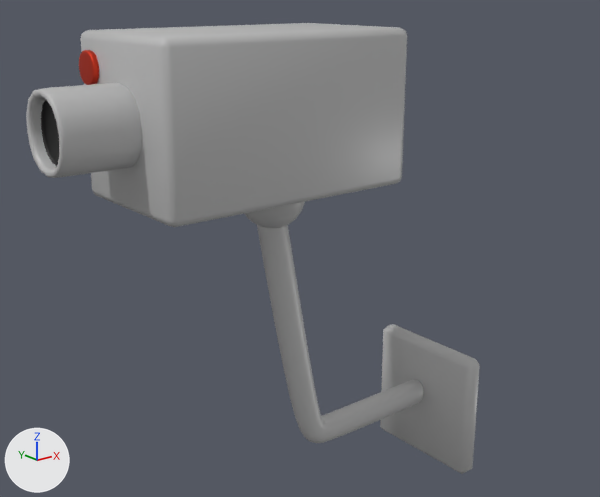
Two versions of the Blender file Assets/Blender/Blender Files/camera.blend, one commit apart.
Both versions are drawn from a 50 mm camera at (-8.11, -8.53, 1.47) aimed at (-1.21, 0.1, -1.98). The axes (+X, +Y, +Z) are drawn at lower left. The lights are the same throughout.

Before the edit, the objects in view are built like this:
```python
ob_camera_base = bpy.data.objects.new('camera_base', me_cube)
ob_camera_base.location = (-1.76, -0.01, 0.0)
ob_camera_base.rotation_euler = (0.0, 0.0, -3.142)  # degrees (0, 0, -180)
ob_camera_holder = bpy.data.objects.new('camera_holder', me_plane_001)
ob_camera_holder.location = (-1.76, -0.01, 0.0)
ob_camera_holder.rotation_euler = (0.0, 0.0, 3.142)  # degrees (0, 0, 180)
ob_camera_lense = bpy.data.objects.new('camera_lense', me_cube_001)
ob_camera_lense.location = (-4.253, -0.00867, 0.0)
ob_camera_lense.rotation_euler = (0.0, 0.0, -3.142)  # degrees (0, 0, -180)
ob_camera_lense.scale = (0.519, 0.519, 0.519)
ob_camera_turn = bpy.data.objects.new('camera_turn', me_sphere)
ob_camera_turn.location = (-1.76, -0.01, -1.12)
ob_camera_turn.rotation_euler = (0.0, 0.0, 3.142)  # degrees (0, 0, 180)
ob_camera_turn.scale = (0.436, 0.436, 0.436)
ob_on_indicator = bpy.data.objects.new('on_indicator', me_cube_005)
ob_on_indicator.location = (-3.864, 0.66, 0.589)
ob_on_indicator.rotation_euler = (0.0, 0.0, -3.142)  # degrees (0, 0, -180)
ob_on_indicator.scale = (0.0642, 0.219, 0.219)
ob_wall_holder = bpy.data.objects.new('wall_holder', me_cube_004)
ob_wall_holder.location = (1.8, -0.01, -5.13)
ob_wall_holder.rotation_euler = (0.0, 0.0, 3.142)  # degrees (0, 0, 180)
```
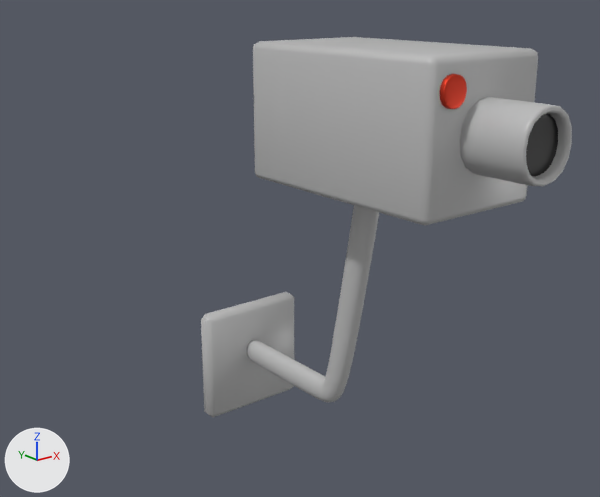
The change in detail:
me_cube has 8 vertices, 6 faces and spans x -1.44..2.09, y -1.0..1.0, z -1.0..1.0.
me_cube is used by ob_camera_base; location (-1.76, -0.01, 0.0); rotation (0.0, 0.0, -3.142), in degrees (0, 0, -180).
me_cube part 1: the whole mesh is multiplied about its middle by the matrix ((0.0, 1.0, 0.0), (0.0, 0.0, 1.0), (1.0, 0.0, 0.0)), then moved by (-0.05, 1.0, 0.28).
me_cube_004 has 8 vertices, 6 faces and spans x 0.27..0.6, y -0.95..1.05, z -0.91..1.09.
me_cube_004 is used by ob_wall_holder; location (1.8, -0.01, -5.13); rotation (0.0, 0.0, 3.142), in degrees (0, 0, 180).
me_cube_004 part 2: the whole mesh is moved by (-3.62, 0.02, -3.87).
me_plane_001 has 15 vertices, 6 faces and spans x -3.01..0.0, y -0.17..0.17, z -4.66..0.0.
me_plane_001 is used by ob_camera_holder; location (-1.76, -0.01, 0.0); rotation (0.0, 0.0, 3.142), in degrees (0, 0, 180).
me_plane_001 part 3: the whole mesh is moved by (-0.05, 0.02, 1.26).
Object 'camera_base' (ob_camera_base) moves from (-1.76, -0.01, 0.0) to (-0.29, 0.01, -1.26).
Object 'camera_base' (ob_camera_base) turns from (0, 0, -180) to (90, 0, 0) degrees about x, y and z.
In object 'camera_lense' (ob_camera_lense), parent is now set to ob_camera_base.
In object 'camera_lense' (ob_camera_lense), matrix_parent_inverse is now set to Matrix(((1.0, 0.0, 0.0, 1.814), (0.0, 1.0, 0.0, -0.00867), (0.0, 0.0, 1.0, 1.257), (0.0, 0.0, 0.0, 1.0))).
Object 'camera_lense' (ob_camera_lense) moves from (-4.253, -0.00867, 0.0) to (-1.54, 1.009, 1.182).
Object 'camera_lense' (ob_camera_lense) turns from (0, 0, -180) to (-90, -90, 0) degrees about x, y and z.
Object 'camera_turn' (ob_camera_turn) moves from (-1.76, -0.01, -1.12) to (0.0, -0.01, -1.12).
Object 'wall_holder' (ob_wall_holder) moves from (1.8, -0.01, -5.13) to (0.0, 0.01, -1.26).
Object 'wall_holder' (ob_wall_holder) turns from (0, 0, 180) to (0, 0, 270) degrees about x, y and z.
Object 'camera_holder' (ob_camera_holder) moves from (-1.76, -0.01, 0.0) to (0.0, 0.01, -1.26).
Object 'camera_holder' (ob_camera_holder) turns from (0, 0, 180) to (0, 0, 270) degrees about x, y and z.
In object 'on_indicator' (ob_on_indicator), parent is now set to ob_camera_base.
In object 'on_indicator' (ob_on_indicator), matrix_parent_inverse is now set to Matrix(((1.0, 0.0, 0.0, 1.814), (0.0, 1.0, 0.0, -0.00867), (0.0, 0.0, 1.0, 1.257), (0.0, 0.0, 0.0, 1.0))).
Object 'on_indicator' (ob_on_indicator) moves from (-3.864, 0.66, 0.589) to (-2.208, 1.598, 0.793).
Object 'on_indicator' (ob_on_indicator) turns from (0, 0, -180) to (-90, -90, 0) degrees about x, y and z.

Location of each change, [x1, y1, x2, y2] in pixels of the pictures (600 x 497 px):
'camera_base', reshaped, moved, turned
    before: [81, 23, 407, 227]
    after: [253, 37, 538, 225]
'wall_holder', moved, turned
    before: [380, 324, 480, 474]
    after: [201, 292, 294, 417]
'camera_lense', moved, turned
    before: [26, 83, 142, 178]
    after: [460, 97, 572, 186]
'camera_holder', moved, turned
    before: [257, 225, 424, 443]
    after: [247, 205, 379, 402]
'on_indicator', moved, turned
    before: [79, 50, 99, 85]
    after: [440, 74, 467, 109]
'camera_turn', moved (not visible afterwards)
    before: [245, 202, 305, 228]
